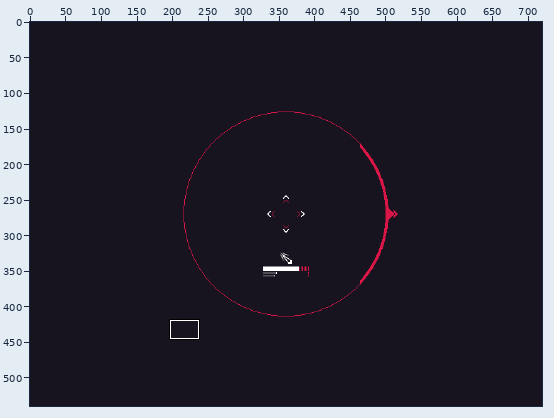
File history of a pixel-art file, Resources/wip/effects/phantomeffect.aseprite. Above, an overview of the earlier version with the close-up marked.
Close-up. Before the commit:
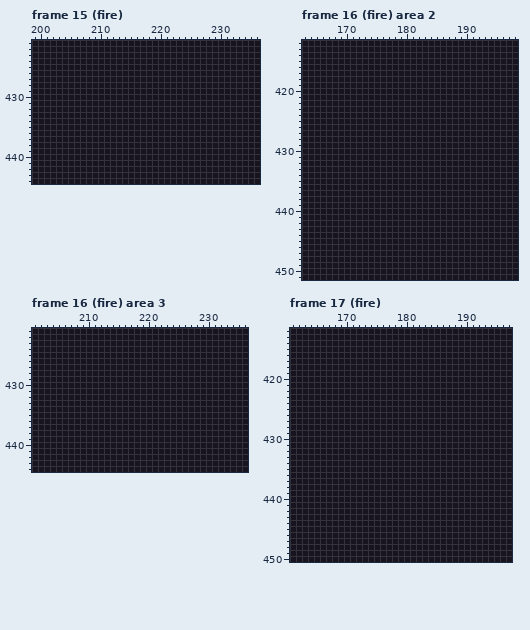
720x540 pixels, 39 frames. Shown: frame 15 (fire): x 199..236, y 421..444; frame 16 (fire) area 2: x 163..198, y 412..451; frame 16 (fire) area 3: x 201..236, y 421..444; frame 17 (fire): x 161..197, y 412..450. The commit also changed other frames or places, which this record leaves out.
After the commit:
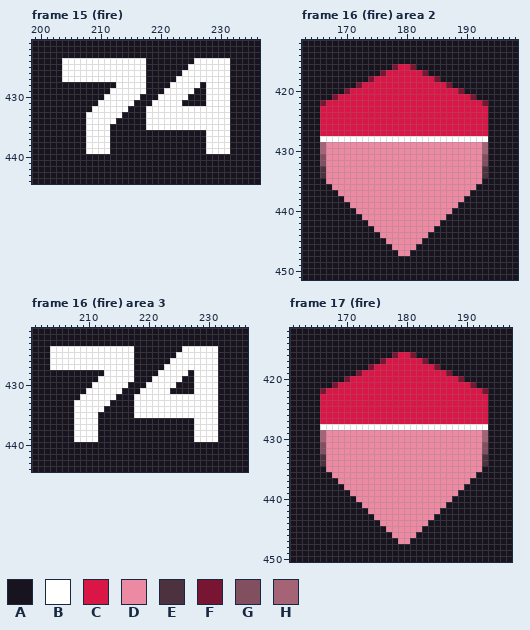
Palette (. is transparent): A #18141f  B #ffffff  C #d91646  D #eb8aa2  E #4c313f  F #781532  G #814f60  H #a56376
From old to new:
layer "sideui/health/damaged" added
Frame 15 (fire), layer "sideui/health/damaged":
y 424: x 204..217 AAAAAAAAAAAAAA -> BBBBBBBBBBBBBB; x 226..231 AAAAAA -> BBBBBB
y 425: x 204..217 AAAAAAAAAAAAAA -> BBBBBBBBBBBBBB; x 225..231 AAAAAAA -> BBBBBBB
y 426: x 204..217 AAAAAAAAAAAAAA -> BBBBBBBBBBBBBB; x 224..231 AAAAAAAA -> BBBBBBBB
y 427: x 204..217 AAAAAAAAAAAAAA -> BBBBBBBBBBBBBB; x 223..231 AAAAAAAAA -> BBBBBBBBB
y 428: x 213..217 AAAAA -> BBBBB; x 222..226 AAAAA -> BBBBB; x 228..231 AAAA -> BBBB
y 429: x 212..217 AAAAAA -> BBBBBB; x 221..225 AAAAA -> BBBBB; x 228..231 AAAA -> BBBB
y 430: x 211..216 AAAAAA -> BBBBBB; x 220..224 AAAAA -> BBBBB; x 228..231 AAAA -> BBBB
y 431: x 210..215 AAAAAA -> BBBBBB; x 219..223 AAAAA -> BBBBB; x 228..231 AAAA -> BBBB
y 432: x 209..214 AAAAAA -> BBBBBB; x 218..231 AAAAAAAAAAAAAA -> BBBBBBBBBBBBBB
y 433: x 208..213 AAAAAA -> BBBBBB; x 218..231 AAAAAAAAAAAAAA -> BBBBBBBBBBBBBB
y 434: x 208..212 AAAAA -> BBBBB; x 218..231 AAAAAAAAAAAAAA -> BBBBBBBBBBBBBB
y 435: x 208..211 AAAA -> BBBB; x 218..231 AAAAAAAAAAAAAA -> BBBBBBBBBBBBBB
y 436..439: x 208..211 AAAA -> BBBB; x 228..231 AAAA -> BBBB
Frame 16 (fire) area 2, layer "sideui/health/damaged":
y 416: x 178..181 AAAA -> FCCF
y 417: x 176..183 AAAAAAAA -> FCCCCCCF
y 418: x 174..185 AAAAAAAAAAAA -> FCCCCCCCCCCF
y 419: x 172..187 AAAAAAAAAAAAAAAA -> FCCCCCCCCCCCCCCF
y 420: x 170..189 AAAAAAAAAAAAAAAAAAAA -> FCCCCCCCCCCCCCCCCCCF
y 421: x 168..191 AAAAAAAAAAAAAAAAAAAAAAAA -> FCCCCCCCCCCCCCCCCCCCCCCF
y 422: x 166..193 AAAAAAAAAAAAAAAAAAAAAAAAAAAA -> FCCCCCCCCCCCCCCCCCCCCCCCCCCF
y 423..427: x 166..193 AAAAAAAAAAAAAAAAAAAAAAAAAAAA -> CCCCCCCCCCCCCCCCCCCCCCCCCCCC
y 428: x 166..193 AAAAAAAAAAAAAAAAAAAAAAAAAAAA -> BBBBBBBBBBBBBBBBBBBBBBBBBBBB
y 429..430: x 166..193 AAAAAAAAAAAAAAAAAAAAAAAAAAAA -> HDDDDDDDDDDDDDDDDDDDDDDDDDDH
y 431..432: x 166..193 AAAAAAAAAAAAAAAAAAAAAAAAAAAA -> GDDDDDDDDDDDDDDDDDDDDDDDDDDG
y 433..434: x 166..193 AAAAAAAAAAAAAAAAAAAAAAAAAAAA -> EDDDDDDDDDDDDDDDDDDDDDDDDDDE
y 435: x 167..192 AAAAAAAAAAAAAAAAAAAAAAAAAA -> DDDDDDDDDDDDDDDDDDDDDDDDDD
y 436: x 168..191 AAAAAAAAAAAAAAAAAAAAAAAA -> DDDDDDDDDDDDDDDDDDDDDDDD
y 437: x 169..190 AAAAAAAAAAAAAAAAAAAAAA -> DDDDDDDDDDDDDDDDDDDDDD
y 438: x 170..189 AAAAAAAAAAAAAAAAAAAA -> DDDDDDDDDDDDDDDDDDDD
y 439: x 171..188 AAAAAAAAAAAAAAAAAA -> DDDDDDDDDDDDDDDDDD
y 440: x 172..187 AAAAAAAAAAAAAAAA -> DDDDDDDDDDDDDDDD
y 441: x 173..186 AAAAAAAAAAAAAA -> DDDDDDDDDDDDDD
y 442: x 174..185 AAAAAAAAAAAA -> DDDDDDDDDDDD
y 443: x 175..184 AAAAAAAAAA -> DDDDDDDDDD
y 444: x 176..183 AAAAAAAA -> DDDDDDDD
y 445: x 177..182 AAAAAA -> DDDDDD
y 446: x 178..181 AAAA -> DDDD
y 447: x 179..180 AA -> DD
Frame 16 (fire) area 3, layer "sideui/health/damaged": the same change as frame 15 (fire)
Frame 17 (fire), layer "sideui/health/damaged": the same change as frame 16 (fire) area 2
Changed places in both close-ups, as pixel boxes (x1, y1, x2, y2):
changed: (62, 58, 230, 154)
changed: (320, 64, 488, 256)
changed: (50, 346, 218, 442)
changed: (320, 352, 488, 544)
